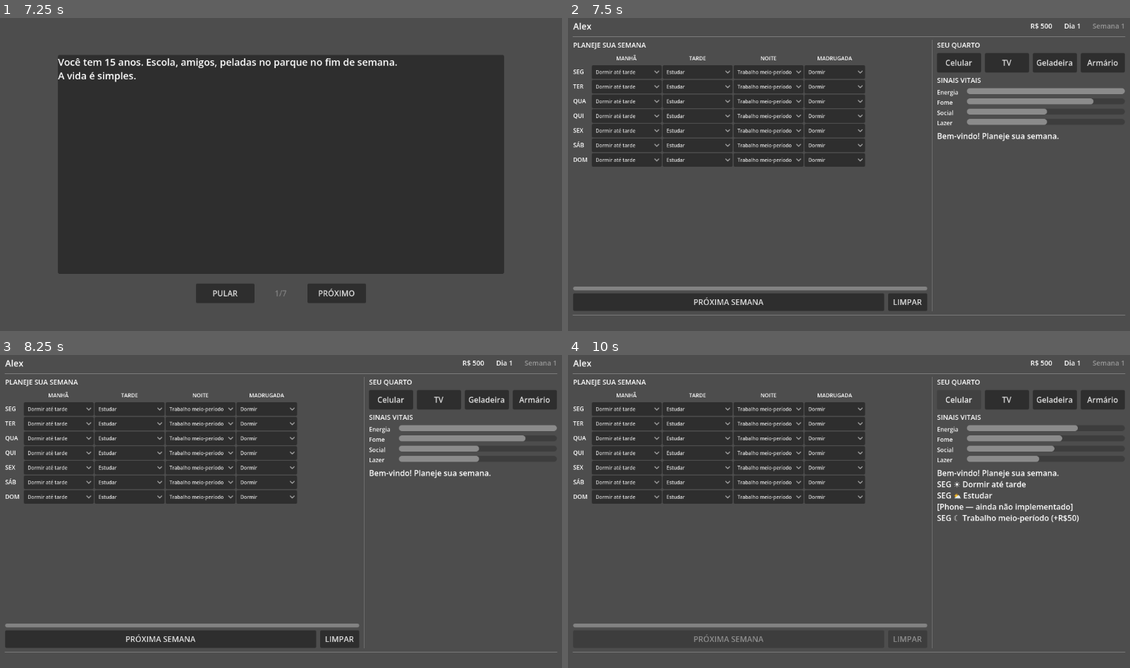
Above: before the commit, frames 1-4 (two rows, left to right).
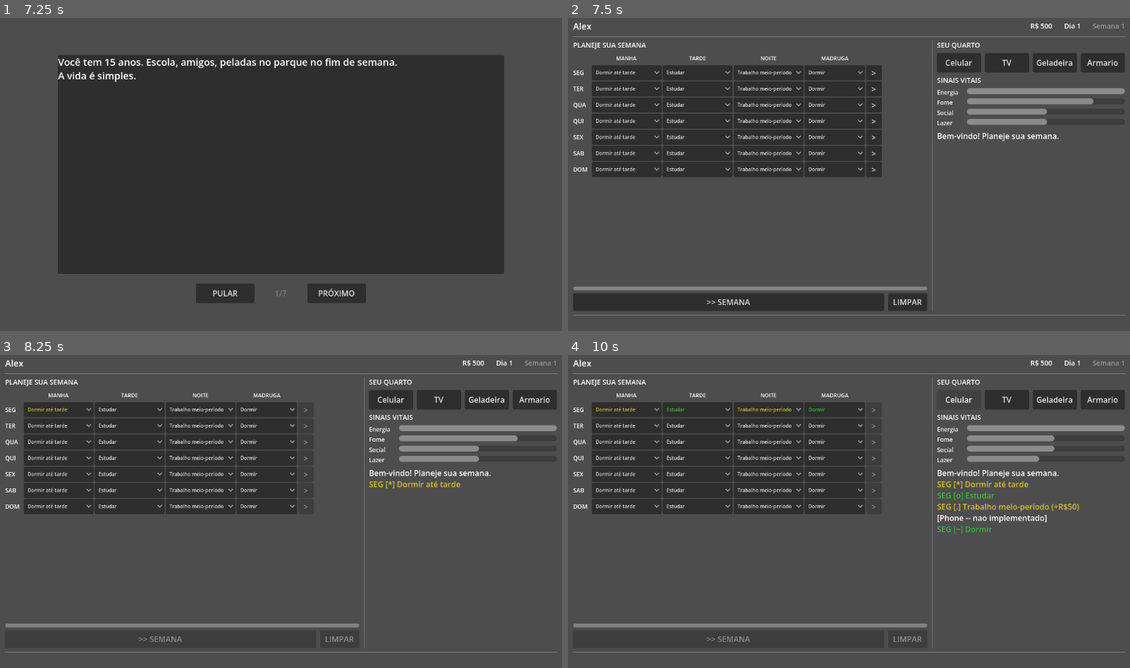
Above: after the commit, the same moments.

Repository: Slaxis/FlagFootballManager
Game: Godot game, scene res://engine/game/game.tscn
The game is run twice, just before and just after one commit, with the same random seed, the same clock (stepped at 60 frames per second) and the same inputs.
Inputs (mouse positions are in pixels of both pictures, inside the frame that each line leads up to):
- Up to frame 1 (7.25 s): click "INICIAR" at 0.5 s; click (281, 168) at 1.25 s; click "OK" at 2 s; click (488, 36) at 2.77 s; type "Alex" at 2.85 s; click "JOGADOR" at 3.5 s; click "M" at 4.25 s; click "F" at 5 s; click "·" at 5.75 s; click "INICIAR" at 6.5 s
- Up to frame 2 (7.5 s): click "PULAR" at 7.25 s
- Up to frame 3 (8.25 s): click (303, 411) at 8 s, where only the run after the commit has a clickable ">"
- Up to frame 4 (10 s): click (730, 639) at 8.75 s, where only the run before the commit has a clickable "PRÓXIMA SEMANA"; click "Celular" at 9.5 s

Frame 1 is identical in both runs. In frame 2, 6.0% of the frame differs, in the area x 0-96%, y 11-92%; in frame 3, 5.4%; in frame 4, 6.4%, in the area x 0-100%, y 11-92%.

Commit message:
feat: per-day play buttons, color-coded outcomes, ASCII slot icons
- Play button [>] per day row: resolve one day at a time or full week
- Button changes to [ok] when day is resolved
- Dropdowns color-coded: blue (running), green (good), yellow (neutral),
  red (bad outcome) — log text matches the color
- Slot icons now consistent ASCII: [*] [o] [.] [~]
- TODO updated with Phase 5: calendar year from module + origin system
  (Arcanum-style backgrounds with school schedules and stat modifiers)

Co-Authored-By: Claude Opus 4.6 (1M context) <noreply@anthropic.com>

Diff:
--- a/game/modules/brasil_2026/ui/player_home/player_home.gd
+++ b/game/modules/brasil_2026/ui/player_home/player_home.gd
@@ -9,25 +9,25 @@
 	"wed": {"pt": "QUA", "en": "WED"},
 	"thu": {"pt": "QUI", "en": "THU"},
 	"fri": {"pt": "SEX", "en": "FRI"},
-	"sat": {"pt": "SÁB", "en": "SAT"},
+	"sat": {"pt": "SAB", "en": "SAT"},
 	"sun": {"pt": "DOM", "en": "SUN"},
 }
 const SLOT_LABELS: Dictionary = {
-	"morning":    {"pt": "MANHÃ",      "en": "MORN"},
+	"morning":    {"pt": "MANHA",      "en": "MORN"},
 	"afternoon":  {"pt": "TARDE",      "en": "AFT"},
 	"night":      {"pt": "NOITE",      "en": "NITE"},
-	"late_night": {"pt": "MADRUGADA",  "en": "LATE"},
+	"late_night": {"pt": "MADRUGA",    "en": "LATE"},
 }
 const SLOT_ICONS: Dictionary = {
-	"morning":    "☀",
-	"afternoon":  "⛅",
-	"night":      "☾",
-	"late_night": "★",
+	"morning":    "[*]",
+	"afternoon":  "[o]",
+	"night":      "[.]",
+	"late_night": "[~]",
 }
 const T_WEEK: Dictionary = {"pt": "Semana", "en": "Week"}
 const T_DAY: Dictionary = {"pt": "Dia", "en": "Day"}
 const T_PLAN: Dictionary = {"pt": "PLANEJE SUA SEMANA", "en": "PLAN YOUR WEEK"}
-const T_NEXT_WEEK: Dictionary = {"pt": "PRÓXIMA SEMANA", "en": "NEXT WEEK"}
+const T_NEXT_WEEK: Dictionary = {"pt": ">> SEMANA", "en": ">> WEEK"}
 const T_CLEAR: Dictionary = {"pt": "LIMPAR", "en": "CLEAR"}
 const T_ROOM: Dictionary = {"pt": "SEU QUARTO", "en": "YOUR ROOM"}
 const T_VITALS: Dictionary = {"pt": "SINAIS VITAIS", "en": "VITALS"}
@@ -35,8 +35,8 @@
 const T_PHONE: Dictionary = {"pt": "Celular", "en": "Phone"}
 const T_TV: Dictionary = {"pt": "TV", "en": "TV"}
 const T_FRIDGE: Dictionary = {"pt": "Geladeira", "en": "Fridge"}
-const T_WARDROBE: Dictionary = {"pt": "Armário", "en": "Wardrobe"}
-const T_NOT_IMPL: Dictionary = {"pt": " — ainda não implementado", "en": " — not yet implemented"}
+const T_WARDROBE: Dictionary = {"pt": "Armario", "en": "Wardrobe"}
+const T_NOT_IMPL: Dictionary = {"pt": " -- nao implementado", "en": " -- not yet implemented"}
 
 const VITAL_NAMES: Dictionary = {
 	"energy":  {"pt": "Energia", "en": "Energy"},
@@ -45,15 +45,24 @@
 	"leisure": {"pt": "Lazer",   "en": "Leisure"},
 }
 
+const COLOR_RUNNING := Color(0.3, 0.5, 0.9)
+const COLOR_GOOD := Color(0.2, 0.75, 0.2)
+const COLOR_NEUTRAL := Color(0.85, 0.75, 0.2)
+const COLOR_BAD := Color(0.8, 0.2, 0.2)
 const COLOR_DEBUFF := Color(0.8, 0.3, 0.3)
 const COLOR_BUFF := Color(0.3, 0.7, 0.9)
+const COLOR_DEFAULT := Color(1, 1, 1)
+const SLOT_DELAY: float = 0.5
 
 var _activity_def: Def
-var _grid_selects: Dictionary = {}  # "day_slot" -> OptionButton
-var _grid_activities: Dictionary = {}  # "day_slot" -> Array[Dictionary]
+var _grid_selects: Dictionary = {}      # "day_slot" -> OptionButton
+var _grid_activities: Dictionary = {}   # "day_slot" -> Array[Dictionary]
+var _day_buttons: Dictionary = {}       # "day" -> Button
+var _day_resolved: Dictionary = {}      # "day" -> bool
 var _vital_bars: Dictionary = {}
 var _vital_labels: Dictionary = {}
 var _effects: Array[Dictionary] = []
+var _resolving: bool = false
 
 @onready var money_label: Label = $Margin/VBox/TopBar/MoneyLabel
 @onready var day_label: Label = $Margin/VBox/TopBar/DayLabel
@@ -85,7 +94,7 @@
 	_update_vitals()
 	btn_next_week.pressed.connect(_on_next_week)
 	btn_clear.pressed.connect(_on_clear)
-	_log(I18n.text(T_WELCOME))
+	_log(I18n.text(T_WELCOME), COLOR_DEFAULT)
 
 # --- Text ---
 
@@ -113,8 +122,8 @@
 # --- Week Grid ---
 
 func _build_grid() -> void:
-	# Transposed: columns = slots, rows = days
-	grid_container.columns = SLOTS.size() + 1
+	# Columns: slots + day label + play button = SLOTS.size() + 2
+	grid_container.columns = SLOTS.size() + 2
 
 	# Corner cell
 	var corner: Label = Label.new()
@@ -122,7 +131,7 @@
 	corner.custom_minimum_size = Vector2(36, 0)
 	grid_container.add_child(corner)
 
-	# Slot headers (columns)
+	# Slot headers
 	for slot_id: String in SLOTS:
 		var header: Label = Label.new()
 		header.text = I18n.text(SLOT_LABELS[slot_id])
@@ -130,8 +139,16 @@
 		header.add_theme_font_size_override("font_size", 11)
 		grid_container.add_child(header)
 
+	# Play column header
+	var play_header: Label = Label.new()
+	play_header.text = ""
+	play_header.custom_minimum_size = Vector2(32, 0)
+	grid_container.add_child(play_header)
+
 	# Day rows
 	for day_id: String in DAYS:
+		_day_resolved[day_id] = false
+
 		var row_label: Label = Label.new()
 		row_label.text = I18n.text(DAY_LABELS[day_id])
 		row_label.add_theme_font_size_override("font_size", 12)
@@ -148,7 +165,6 @@
 			_grid_activities[key] = available
 			for act: Dictionary in available:
 				select.add_item(I18n.text(act.get("name", "?")))
-			# Default late_night to sleep
 			if slot_id == "late_night":
 				for i: int in available.size():
 					if available[i].get("id", "") == "sleep":
@@ -157,9 +173,35 @@
 			_grid_selects[key] = select
 			grid_container.add_child(select)
 
+		# Play button for this day
+		var btn_play: Button = Button.new()
+		btn_play.text = ">"
+		btn_play.custom_minimum_size = Vector2(32, 28)
+		btn_play.pressed.connect(_on_play_day.bind(day_id))
+		_day_buttons[day_id] = btn_play
+		grid_container.add_child(btn_play)
+
 func _on_clear() -> void:
+	if _resolving:
+		return
 	for key: String in _grid_selects:
 		(_grid_selects[key] as OptionButton).selected = 0
+	# Reset day buttons
+	for day_id: String in DAYS:
+		_day_resolved[day_id] = false
+		_day_buttons[day_id].text = ">"
+		_day_buttons[day_id].disabled = false
+	# Reset dropdown colors
+	for key: String in _grid_selects:
+		_reset_select_color(_grid_selects[key])
+
+func _set_select_color(select: OptionButton, color: Color) -> void:
+	select.add_theme_color_override("font_color", color)
+	select.add_theme_color_override("font_focus_color", color)
+
+func _reset_select_color(select: OptionButton) -> void:
+	select.remove_theme_color_override("font_color")
+	select.remove_theme_color_override("font_focus_color")
 
 # --- Room ---
 
@@ -187,7 +229,7 @@
 	room_panel.add_child(hbox)
 
 func _on_room_item(item_id: String) -> void:
-	_log("[" + item_id.capitalize() + I18n.text(T_NOT_IMPL) + "]")
+	_log("[" + item_id.capitalize() + I18n.text(T_NOT_IMPL) + "]", COLOR_DEFAULT)
 
 # --- Vitals ---
 
@@ -220,82 +262,140 @@
 	for vid: String in _vital_bars:
 		(_vital_bars[vid] as ProgressBar).value = int(vitals.get(vid, 0))
 
-# --- Week resolution ---
-
-const SLOT_DELAY: float = 0.5
-
-var _resolving: bool = false
+# --- Resolve single day ---
+
+func _on_play_day(day_id: String) -> void:
+	if _resolving or _day_resolved.get(day_id, false):
+		return
+	_resolving = true
+	_set_buttons_enabled(false)
+	await _resolve_day(day_id)
+	_day_resolved[day_id] = true
+	_day_buttons[day_id].text = "ok"
+	_day_buttons[day_id].disabled = true
+	_finalize_if_week_done()
+	_resolving = false
+	_set_buttons_enabled(true)
+
+# --- Resolve full week ---
 
 func _on_next_week() -> void:
 	if _resolving:
 		return
 	_resolving = true
-	btn_next_week.disabled = true
-	btn_clear.disabled = true
-	_resolve_week()
-
-func _resolve_week() -> void:
+	_set_buttons_enabled(false)
+	for day_id: String in DAYS:
+		if _day_resolved.get(day_id, false):
+			continue
+		await _resolve_day(day_id)
+		_day_resolved[day_id] = true
+		_day_buttons[day_id].text = "ok"
+		_day_buttons[day_id].disabled = true
+	_finalize_week()
+	_resolving = false
+	_set_buttons_enabled(true)
+
+func _set_buttons_enabled(enabled: bool) -> void:
+	btn_next_week.disabled = not enabled
+	btn_clear.disabled = not enabled
+	for day_id: String in _day_buttons:
+		if not _day_resolved.get(day_id, false):
+			(_day_buttons[day_id] as Button).disabled = not enabled
+
+func _resolve_day(day_id: String) -> void:
 	var vitals: Dictionary = The.session.get("vitals", {}).duplicate()
 	var money: int = int(The.session.get("money", 0))
-
+	var day_text: String = I18n.text(DAY_LABELS[day_id])
+
+	for slot_id: String in SLOTS:
+		var key: String = day_id + "_" + slot_id
+		var select: OptionButton = _grid_selects.get(key, null)
+		if select == null:
+			continue
+		var index: int = select.selected
+		var acts: Array[Dictionary] = _grid_activities.get(key, [])
+		if index < 0 or index >= acts.size():
+			continue
+		var act: Dictionary = acts[index]
+		var act_name: String = I18n.text(act.get("name", "?"))
+
+		# Mark as running
+		_set_select_color(select, COLOR_RUNNING)
+		await get_tree().create_timer(SLOT_DELAY * 0.3).timeout
+
+		# Apply effects
+		var effects: Dictionary = act.get("effects", {})
+		for vid: String in effects.keys():
+			var current: int = int(vitals.get(vid, 0))
+			vitals[vid] = clampi(current + int(effects[vid]), 0, 100)
+
+		var money_delta: int = int(act.get("money", 0))
+		money += money_delta
+
+		# Determine outcome (placeholder: random for now)
+		var roll: float = randf()
+		var outcome_color: Color
+		if roll < 0.25:
+			outcome_color = COLOR_GOOD
+		elif roll < 0.75:
+			outcome_color = COLOR_NEUTRAL
+		else:
+			outcome_color = COLOR_BAD
+
+		# Update state
+		The.session["vitals"] = vitals
+		The.session["money"] = money
+		_update_vitals()
+
+		var money_str: String = ""
+		if money_delta > 0:
+			money_str = " (+R$" + str(money_delta) + ")"
+		elif money_delta < 0:
+			money_str = " (-R$" + str(absi(money_delta)) + ")"
+
+		_log(day_text + " " + SLOT_ICONS[slot_id] + " " + act_name + money_str, outcome_color)
+		_set_select_color(select, outcome_color)
+
+		await get_tree().create_timer(SLOT_DELAY * 0.7).timeout
+
+func _finalize_if_week_done() -> void:
 	for day_id: String in DAYS:
-		var day_text: String = I18n.text(DAY_LABELS[day_id])
-		for slot_id: String in SLOTS:
-			var key: String = day_id + "_" + slot_id
-			var select: OptionButton = _grid_selects.get(key, null)
-			if select == null:
-				continue
-			var index: int = select.selected
-			var acts: Array[Dictionary] = _grid_activities.get(key, [])
-			if index < 0 or index >= acts.size():
-				continue
-			var act: Dictionary = acts[index]
-			var act_name: String = I18n.text(act.get("name", "?"))
-
-			var effects: Dictionary = act.get("effects", {})
-			for vid: String in effects.keys():
-				var current: int = int(vitals.get(vid, 0))
-				vitals[vid] = clampi(current + int(effects[vid]), 0, 100)
-
-			var money_delta: int = int(act.get("money", 0))
-			money += money_delta
-
-			var money_str: String = ""
-			if money_delta > 0:
-				money_str = " (+R$" + str(money_delta) + ")"
-			elif money_delta < 0:
-				money_str = " (-R$" + str(absi(money_delta)) + ")"
-
-			_log(day_text + " " + SLOT_ICONS[slot_id] + " " + act_name + money_str)
-
-			# Update vitals progressively
-			The.session["vitals"] = vitals
-			The.session["money"] = money
-			_update_vitals()
-
-			await get_tree().create_timer(SLOT_DELAY).timeout
-
-	# Debuffs
+		if not _day_resolved.get(day_id, false):
+			_update_effects_check()
+			return
+	_finalize_week()
+
+func _finalize_week() -> void:
+	var vitals: Dictionary = The.session.get("vitals", {})
 	_effects.clear()
 	for vid: String in vitals:
 		if int(vitals[vid]) <= 20:
 			_effects.append({"name": I18n.text(VITAL_NAMES.get(vid, vid)) + " LOW", "type": "debuff"})
 
-	The.session["vitals"] = vitals
-	The.session["money"] = money
 	var day: int = int(The.session.get("day", 1)) + 7
 	The.session["day"] = day
 	@warning_ignore("integer_division")
 	The.session["week"] = ((day - 1) / 7) + 1
 
 	_update_header()
-	_update_vitals()
 	_update_effects()
-	_log("--- " + I18n.text(T_WEEK) + " " + str(The.session["week"]) + " ---")
-
-	_resolving = false
-	btn_next_week.disabled = false
-	btn_clear.disabled = false
+	_log("--- " + I18n.text(T_WEEK) + " " + str(The.session["week"]) + " ---", COLOR_DEFAULT)
+
+	# Reset grid for next week
+	for day_id: String in DAYS:
+		_day_resolved[day_id] = false
+		_day_buttons[day_id].text = ">"
+		_day_buttons[day_id].disabled = false
+	for key: String in _grid_selects:
+		_reset_select_color(_grid_selects[key])
+
+func _update_effects_check() -> void:
+	var vitals: Dictionary = The.session.get("vitals", {})
+	_effects.clear()
+	for vid: String in vitals:
+		if int(vitals[vid]) <= 20:
+			_effects.append({"name": I18n.text(VITAL_NAMES.get(vid, vid)) + " LOW", "type": "debuff"})
+	_update_effects()
 
 func _update_effects() -> void:
 	for child: Node in effects_bar.get_children():
@@ -310,5 +410,9 @@
 
 # --- Log ---
 
-func _log(text: String) -> void:
-	log_text.append_text(text + "\n")
+func _log(text: String, color: Color = COLOR_DEFAULT) -> void:
+	if color != COLOR_DEFAULT:
+		var hex: String = color.to_html(false)
+		log_text.append_text("[color=#" + hex + "]" + text + "[/color]\n")
+	else:
+		log_text.append_text(text + "\n")
Not shown, changed: TODO.md
